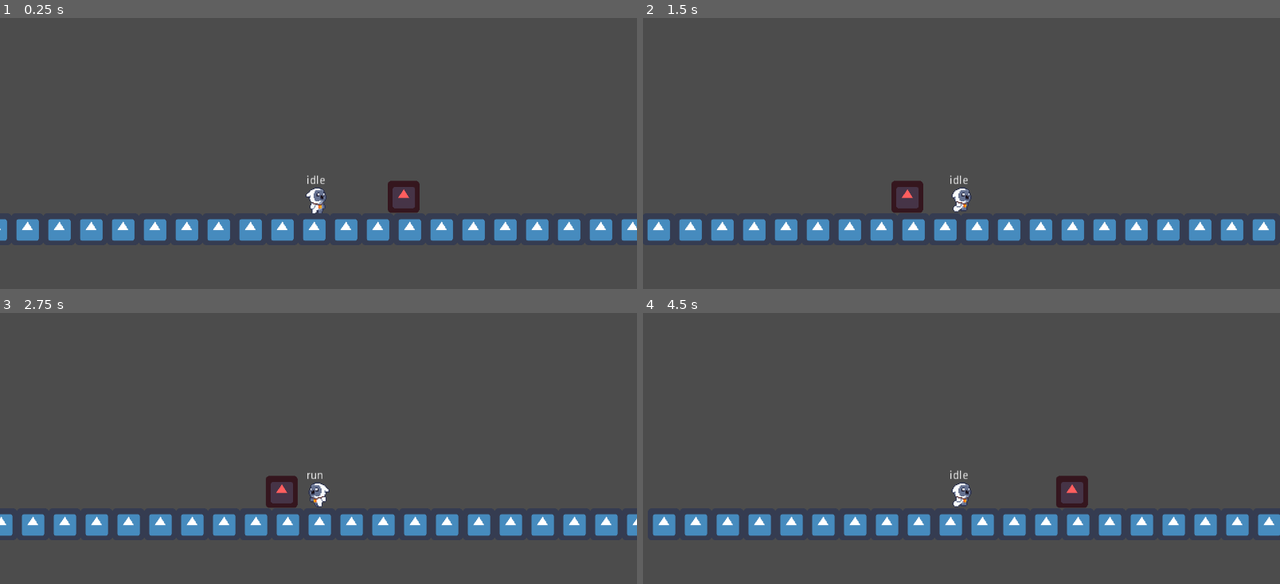
Above: before the commit, frames 1-4 (two rows, left to right).
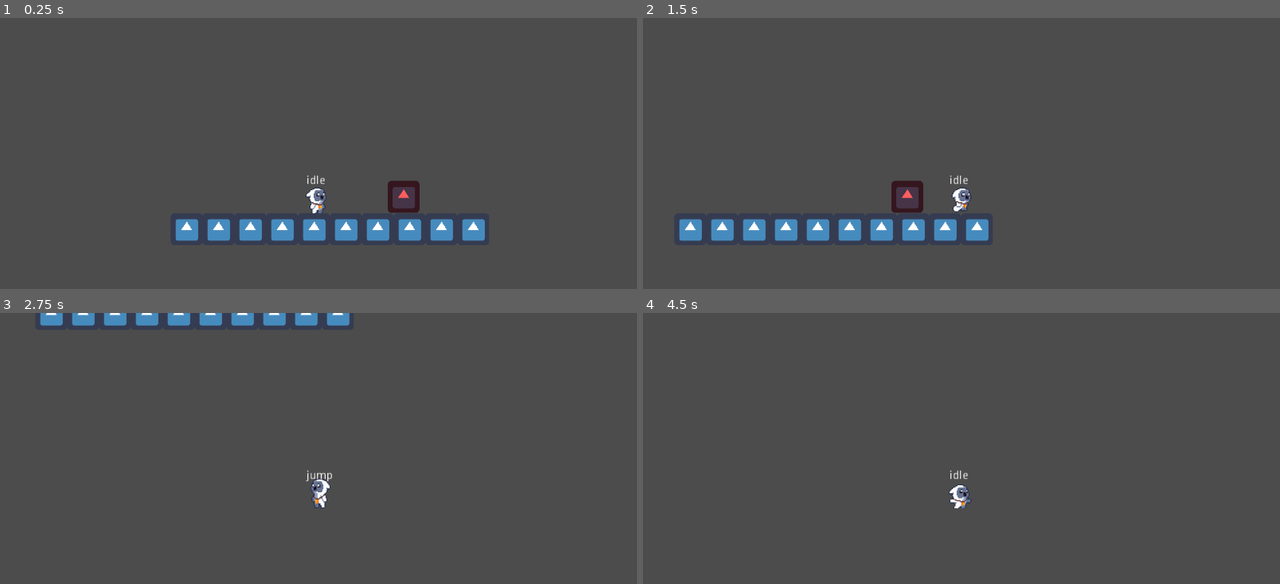
Above: after the commit, the same moments.

Repository: tnp2004/Game2D-ComputerProject
Game: Godot game, scene res://Stages/World.tscn
The game is run twice, just before and just after one commit, with the same random seed, the same clock (stepped at 60 frames per second) and the same inputs. The engine's default icon, where the game draws it, is replaced by a stand-in: a white triangle on a blue panel in a dark square.
Inputs (mouse positions are in pixels of both pictures, inside the frame that each line leads up to):
- Up to frame 1 (0.25 s): no input
- Up to frame 2 (1.5 s): tap Enter at 0.5 s; move the mouse to (929, 270) at 0.52 s; hold Right (ui_right) from 0.53 s (still down); click (929, 270) at 0.6 s; tap Up (ui_up) at 0.77 s; move the mouse to (1152, 251) at 1.27 s; click (1152, 251) at 1.35 s
- Up to frame 3 (2.75 s): tap Up (ui_up) at 1.52 s; move the mouse to (127, 437) at 2.02 s; release Right (ui_right) at 2.03 s; hold Left (ui_left) from 2.03 s (still down); click (127, 437) at 2.1 s
- Up to frame 4 (4.5 s): move the mouse to (993, 491) at 2.77 s; click (993, 491) at 2.85 s; tap Up (ui_up) at 3.02, 3.77 s; move the mouse to (865, 402) at 3.52 s; click (865, 402) at 3.6 s; move the mouse to (1101, 475) at 4.27 s; release Left (ui_left) at 4.28 s; hold Right (ui_right) from 4.28 s (still down); click (1101, 475) at 4.35 s

The runs differ from the first frame. In frame 1, 2.9% of the frame differs, in the area x 0-100%, y 74-83%; in frame 2, 2.9%; in frame 3, 8.2%, in the area x 0-100%, y 0-83%; in frame 4, 6.4%.

Commit message:
Revert "Owlet Dash Skill Update"
This reverts commit dbb6bb81454e2e51593c5031f5406cf62f083455.

Diff:
--- a/Characters/Owlet.gd
+++ b/Characters/Owlet.gd
@@ -1,7 +1,6 @@
 extends KinematicBody2D
 
 const INDICATOR_DAMAGE = preload("res://UI/DamageIndicator.tscn")
-const DASH_SKILL = preload("res://Skills/Owlet/Dash_Skill.tscn")
 
 export(int) var WALKSPEED = 300
 export(int) var JUMPFORCE = 500
@@ -11,13 +10,6 @@
 
 var FRICTION = 0.5
 var velocity = Vector2.ZERO
-
-func effect_dash_skill():
-	var skill_1 = DASH_SKILL.instance()
-	skill_1.effect(position, $AnimatedSprite.flip_h)
-	print(position)
-	position.x += 220 * -1 if $AnimatedSprite.flip_h else 220 * 1
-	get_tree().current_scene.add_child(skill_1)
 
 func get_input_direction():
 	var direction = Input.get_action_strength("ui_right") - Input.get_action_strength("ui_left")
@@ -42,7 +34,6 @@
 	if Input.is_action_just_pressed("left_click") and attack_stage == 1:
 		FSM.set_state(FSM.states.attack_1)
 		attack_stage = 2
-		effect_dash_skill()
 
 	elif Input.is_action_just_pressed("left_click") and attack_stage == 2:
 		FSM.set_state(FSM.states.attack_2)
@@ -63,6 +54,7 @@
 	velocity.y += _delta * GRAVITY
 	velocity = move_and_slide(velocity, Vector2.UP)
 	current_state_label()
+	random_thing_in_array(normal_attack)
 
 # damage indicator
 func spawn_effect(EFFECT, effect_position = global_position):
@@ -79,19 +71,13 @@
 
 func _on_attackArea_area_entered(area):
 	if area.is_in_group("enemy"):
-		do_damage(area, normal_attack)
+		area.get_owner().i_get_attack(random_thing_in_array(normal_attack))
+		#spawn_damageIndicator(1) <- player get damage
 
 func random_thing_in_array(arr):
 	var randomResult = randi()%len(arr)
-	return arr[randomResult]
+	return normal_attack[randomResult]
 
-func most_of_arr(arr):
-	var most_number = 0
-	for i in arr:
-		if i > most_number:
-			most_number = i
-	return most_number
-
-var normal_attack = [2, 3, 4, 5]
-func do_damage(area, damage_arr):
-	area.get_owner().i_get_attack(random_thing_in_array(damage_arr), most_of_arr(damage_arr))
+var normal_attack = [2, 3, 4, 5] # is critical
+func do_damage():
+	pass
--- a/Enemies/Enemy.gd
+++ b/Enemies/Enemy.gd
@@ -2,9 +2,9 @@
 
 const INDICATOR_DAMAGE = preload("res://UI/DamageIndicator.tscn")
 
-func i_get_attack(damage, most_damage):
+func i_get_attack(damage):
 	print("ahhh!")
-	spawn_damageIndicator(damage, most_damage)
+	spawn_damageIndicator(damage)
 
 func _on_Area2D_body_entered(body):
 	print(body.is_in_group("player"))
@@ -17,9 +17,9 @@
 		effect.global_position = effect_position
 		return effect
 
-func spawn_damageIndicator(damage, most_damage):
+func spawn_damageIndicator(damage):
 	var indicator = spawn_effect(INDICATOR_DAMAGE)
 	if indicator:
 		indicator.label.text = str(damage)
-		if damage == most_damage:
+		if damage == 5:
 			indicator.label.add_color_override("font_color", Color(1, 0, 0))
--- a/Skills/Owlet/Dash_Skill.gd
+++ /dev/null
@@ -1,16 +0,0 @@
-extends Node2D
-
-var dash_skill = [4, 5, 6]
-
-func effect(player_position, isFlip):
-	$AnimatedSprite.flip_h = isFlip
-	if isFlip:
-		$SkillArea.position = Vector2(-400, 0)
-		position = Vector2(player_position.x + 90.0, position.y - 45)
-	else:
-		$SkillArea.position = Vector2(5, 0)
-		position = Vector2(player_position.x - 90.0, position.y - 45)
-
-func _on_SkillArea_area_entered(area):
-	if area.is_in_group("enemy"):
-		get_tree().current_scene.get_child(0).do_damage(area, dash_skill)
--- a/Skills/Owlet/Dash_Skill.tscn
+++ /dev/null
@@ -1,166 +0,0 @@
-[gd_scene load_steps=16 format=2]
-
-[ext_resource path="res://Skills/Owlet/Dash_Skill.gd" type="Script" id=1]
-[ext_resource path="res://VFX/Owlet-Skills/Smoke VFX 1.png" type="Texture" id=2]
-
-[sub_resource type="AtlasTexture" id=1]
-atlas = ExtResource( 2 )
-region = Rect2( 0, 0, 48, 32 )
-
-[sub_resource type="AtlasTexture" id=2]
-atlas = ExtResource( 2 )
-region = Rect2( 48, 0, 48, 32 )
-
-[sub_resource type="AtlasTexture" id=3]
-atlas = ExtResource( 2 )
-region = Rect2( 96, 0, 48, 32 )
-
-[sub_resource type="AtlasTexture" id=4]
-atlas = ExtResource( 2 )
-region = Rect2( 144, 0, 48, 32 )
-
-[sub_resource type="AtlasTexture" id=5]
-atlas = ExtResource( 2 )
-region = Rect2( 192, 0, 48, 32 )
-
-[sub_resource type="AtlasTexture" id=6]
-atlas = ExtResource( 2 )
-region = Rect2( 240, 0, 48, 32 )
-
-[sub_resource type="AtlasTexture" id=7]
-atlas = ExtResource( 2 )
-region = Rect2( 288, 0, 48, 32 )
-
-[sub_resource type="AtlasTexture" id=8]
-atlas = ExtResource( 2 )
-region = Rect2( 336, 0, 48, 32 )
-
-[sub_resource type="AtlasTexture" id=9]
-atlas = ExtResource( 2 )
-region = Rect2( 384, 0, 48, 32 )
-
-[sub_resource type="SpriteFrames" id=10]
-animations = [ {
-"frames": [ SubResource( 1 ), SubResource( 2 ), SubResource( 3 ), SubResource( 4 ), SubResource( 5 ), SubResource( 6 ), SubResource( 7 ), SubResource( 8 ), SubResource( 9 ) ],
-"loop": true,
-"name": "dash",
-"speed": 5.0
-} ]
-
-[sub_resource type="Animation" id=11]
-length = 0.001
-tracks/0/type = "value"
-tracks/0/path = NodePath("AnimatedSprite:animation")
-tracks/0/interp = 1
-tracks/0/loop_wrap = true
-tracks/0/imported = false
-tracks/0/enabled = true
-tracks/0/keys = {
-"times": PoolRealArray( 0 ),
-"transitions": PoolRealArray( 1 ),
-"update": 0,
-"values": [ "dash" ]
-}
-tracks/1/type = "value"
-tracks/1/path = NodePath("AnimatedSprite:frame")
-tracks/1/interp = 1
-tracks/1/loop_wrap = true
-tracks/1/imported = false
-tracks/1/enabled = true
-tracks/1/keys = {
-"times": PoolRealArray( 0 ),
-"transitions": PoolRealArray( 1 ),
-"update": 0,
-"values": [ 0 ]
-}
-tracks/2/type = "value"
-tracks/2/path = NodePath("SkillArea/CollisionShape2D:disabled")
-tracks/2/interp = 1
-tracks/2/loop_wrap = true
-tracks/2/imported = false
-tracks/2/enabled = true
-tracks/2/keys = {
-"times": PoolRealArray( 0 ),
-"transitions": PoolRealArray( 1 ),
-"update": 0,
-"values": [ false ]
-}
-
-[sub_resource type="Animation" id=12]
-resource_name = "dash"
-step = 0.05
-tracks/0/type = "value"
-tracks/0/path = NodePath("AnimatedSprite:animation")
-tracks/0/interp = 1
-tracks/0/loop_wrap = true
-tracks/0/imported = false
-tracks/0/enabled = true
-tracks/0/keys = {
-"times": PoolRealArray( 0 ),
-"transitions": PoolRealArray( 1 ),
-"update": 1,
-"values": [ "dash" ]
-}
-tracks/1/type = "value"
-tracks/1/path = NodePath("AnimatedSprite:frame")
-tracks/1/interp = 1
-tracks/1/loop_wrap = true
-tracks/1/imported = false
-tracks/1/enabled = true
-tracks/1/keys = {
-"times": PoolRealArray( 0, 0.1, 0.2, 0.3, 0.4, 0.5, 0.6, 0.7, 0.8 ),
-"transitions": PoolRealArray( 1, 1, 1, 1, 1, 1, 1, 1, 1 ),
-"update": 1,
-"values": [ 0, 1, 2, 3, 4, 5, 6, 7, 8 ]
-}
-tracks/2/type = "value"
-tracks/2/path = NodePath("SkillArea/CollisionShape2D:disabled")
-tracks/2/interp = 1
-tracks/2/loop_wrap = true
-tracks/2/imported = false
-tracks/2/enabled = true
-tracks/2/keys = {
-"times": PoolRealArray( 0.2, 0.25 ),
-"transitions": PoolRealArray( 1, 1 ),
-"update": 1,
-"values": [ false, true ]
-}
-tracks/3/type = "method"
-tracks/3/path = NodePath(".")
-tracks/3/interp = 1
-tracks/3/loop_wrap = true
-tracks/3/imported = false
-tracks/3/enabled = true
-tracks/3/keys = {
-"times": PoolRealArray( 0.9 ),
-"transitions": PoolRealArray( 1 ),
-"values": [ {
-"args": [  ],
-"method": "queue_free"
-} ]
-}
-
-[sub_resource type="RectangleShape2D" id=13]
-extents = Vector2( 109.5, 23.5 )
-
-[node name="Dash_Skill" type="Node2D"]
-script = ExtResource( 1 )
-
-[node name="AnimatedSprite" type="AnimatedSprite" parent="."]
-scale = Vector2( 3, 3 )
-frames = SubResource( 10 )
-animation = "dash"
-
-[node name="AnimationPlayer" type="AnimationPlayer" parent="."]
-autoplay = "dash"
-anims/RESET = SubResource( 11 )
-anims/dash = SubResource( 12 )
-
-[node name="SkillArea" type="Area2D" parent="." groups=["player_attack"]]
-position = Vector2( 25, 0 )
-
-[node name="CollisionShape2D" type="CollisionShape2D" parent="SkillArea"]
-position = Vector2( 197.5, 24.5 )
-shape = SubResource( 13 )
-
-[connection signal="area_entered" from="SkillArea" to="." method="_on_SkillArea_area_entered"]
--- a/Stages/World.tscn
+++ b/Stages/World.tscn
@@ -40,7 +40,7 @@
 [node name="TileMap" type="TileMap" parent="."]
 tile_set = SubResource( 2 )
 format = 1
-tile_data = PoolIntArray( 65524, 0, 0, 65525, 0, 0, 65526, 0, 0, 65527, 0, 0, 65528, 0, 0, 65529, 0, 0, 65530, 0, 0, 65531, 0, 0, 65532, 0, 0, 65533, 0, 0, 65534, 0, 0, 65535, 0, 0, 0, 0, 0, 1, 0, 0, 2, 0, 0, 3, 0, 0, 4, 0, 0, 5, 0, 0, 6, 0, 0, 7, 0, 0, 8, 0, 0, 9, 0, 0, 10, 0, 0, 11, 0, 0, 12, 0, 0, 13, 0, 0, 14, 0, 0, 15, 0, 0, 16, 0, 0, 17, 0, 0, 18, 0, 0, 19, 0, 0 )
+tile_data = PoolIntArray( 65530, 0, 0, 65531, 0, 0, 65532, 0, 0, 65533, 0, 0, 65534, 0, 0, 65535, 0, 0, 0, 0, 0, 1, 0, 0, 2, 0, 0, 3, 0, 0 )
 
 [node name="Enemy" parent="." instance=ExtResource( 3 )]
 position = Vector2( 84, -33 )
Binary file removed: VFX/Owlet-Skills/Smoke VFX 1.png
Not shown, removed: VFX/Owlet-Skills/Smoke VFX 1.png.import
Binary file removed: VFX/Owlet-Skills/Smoke VFX 2.png
Not shown, removed: VFX/Owlet-Skills/Smoke VFX 2.png.import
Binary file removed: VFX/Owlet-Skills/Smoke VFX3.png
Not shown, removed: VFX/Owlet-Skills/Smoke VFX3.png.import
